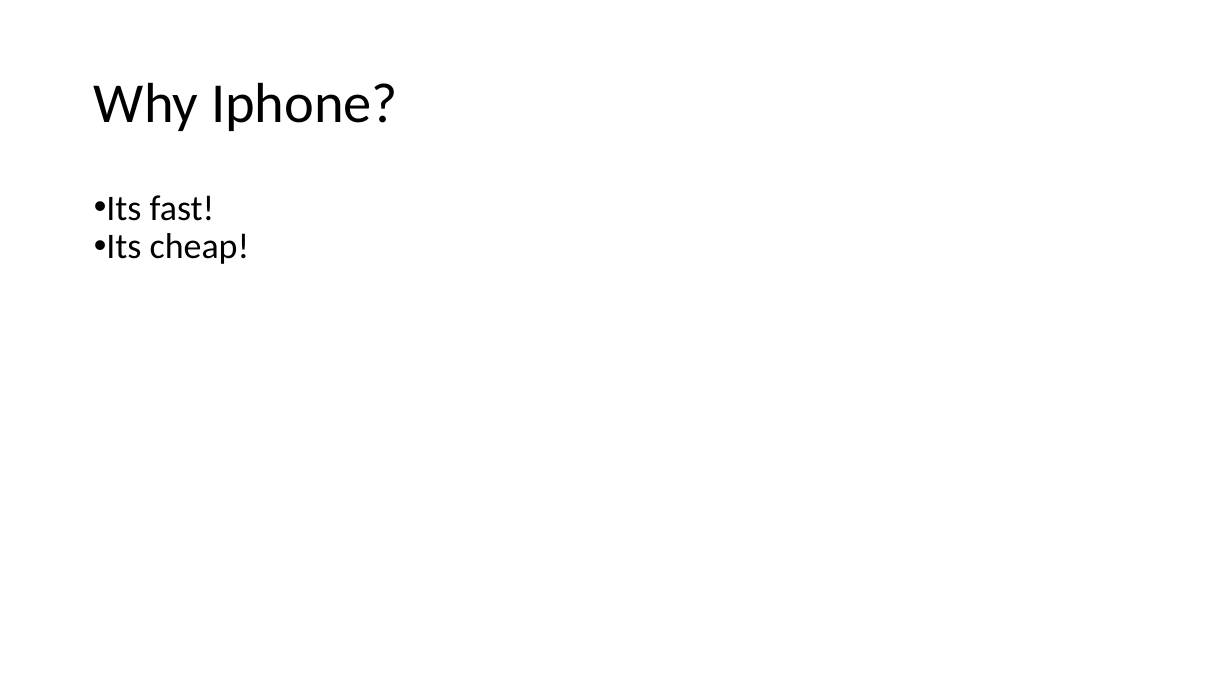
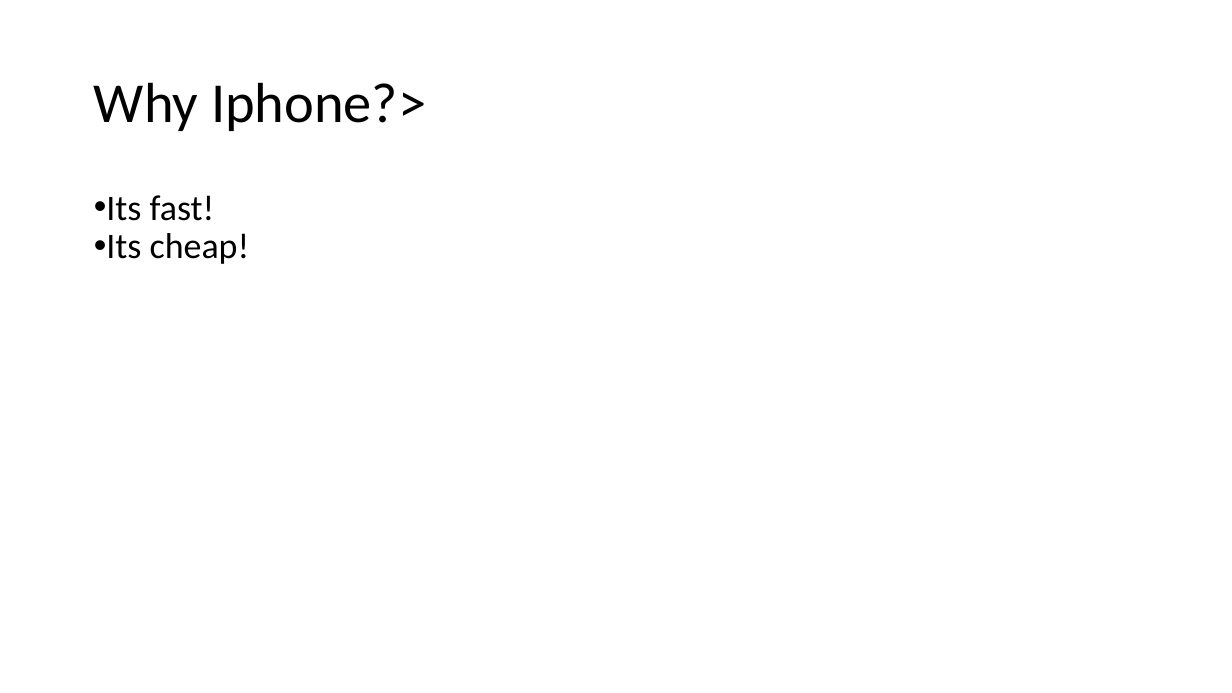
Before and after one commit to isabella232/powerpoint, a slide deck: slide 3 of samples/pptx/sample.pptx. Drawn at 1232x693 pixels with LibreOffice and Linux fonts; fonts in the diff are those of the drawing. Boxes give left, top, right and bottom in pixels: in the first picture for what was removed or moved away, otherwise in the second. Text is boxed around its words. In the diff, an @@ line names an element or a change of style, - is before the commit and + after.

```diff
--- a/samples/pptx/sample.pptx
+++ b/samples/pptx/sample.pptx
@@ title at box(94, 82, 426, 131): text changed @@
-Why Iphone?
+Why Iphone?>
```
Also in this commit, not shown: 12 other slides changed, 7 other files.
